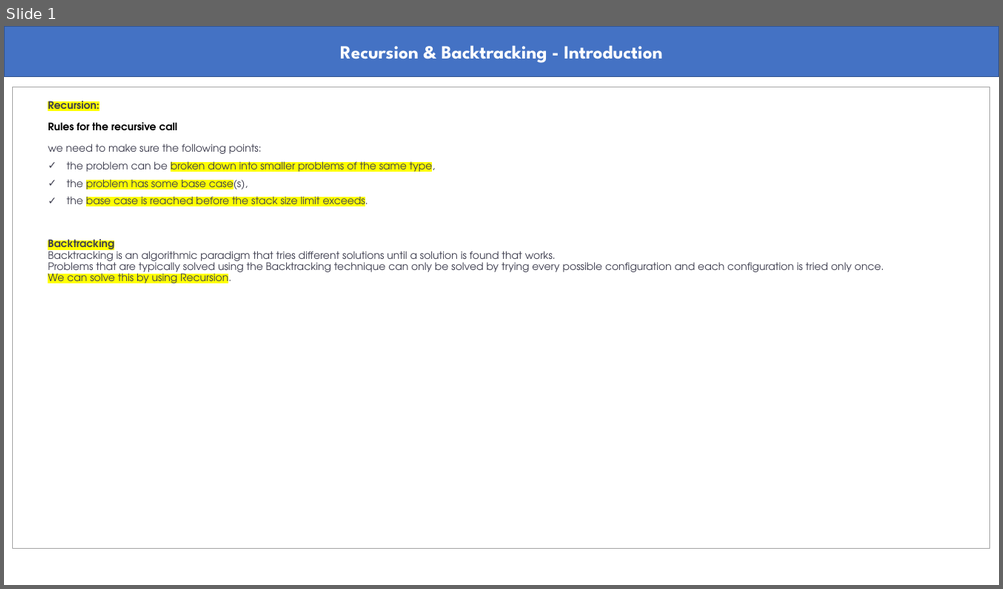
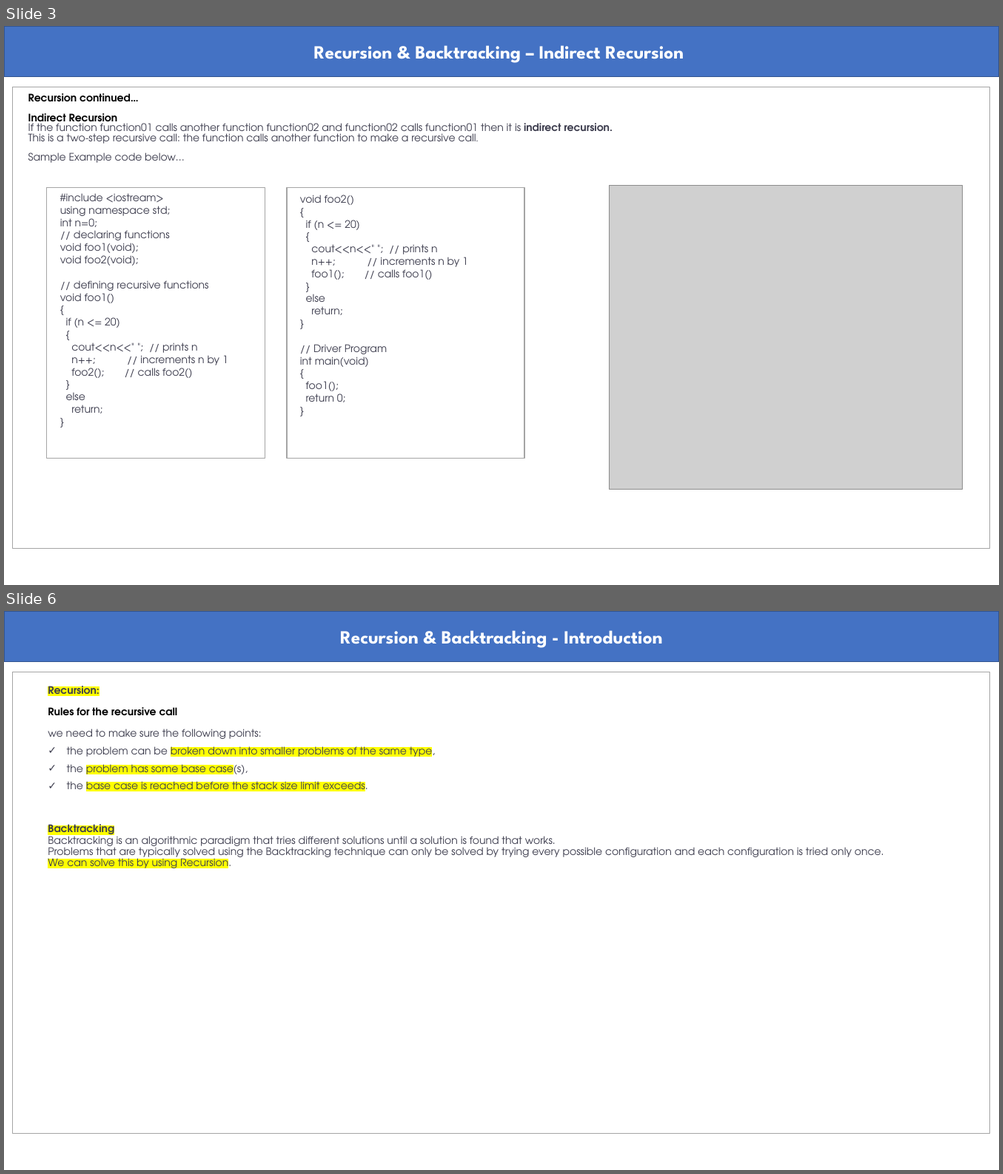
Before and after one commit to abmishra1234/4AM_Club_Coding, a slide deck: RecursionAndBacktracking/Recursion_Backtracking.pptx. Shown one above the other, each under a label of ours: slide 1 before the commit, slides 3 and 6 after it; the slides between them are not shown. The pictures are 1003x589 and 1003x1174 pixels, drawn with LibreOffice and Linux fonts; fonts in the diff are those of the drawing; grey boxes stand for pictures. Boxes give left, top, right and bottom in pixels: in the first picture for what was removed or moved away, otherwise in the second. Text is boxed around its words. In the diff, an @@ line names an element or a change of style, - is before the commit and + after.

```diff
--- a/RecursionAndBacktracking/Recursion_Backtracking.pptx
+++ b/RecursionAndBacktracking/Recursion_Backtracking.pptx
@@ slide 3 added at (x1=4, y1=26, x2=999, y2=585), background #FFFFFF @@
@@ rectangle added at (x1=4, y1=26, x2=999, y2=77), fill #4472C4, outline #325491 1 pt, 18 pt, text #FFFFFF, bold @@
+Recursion & Backtracking – Indirect Recursion
@@ rectangle added at (x1=12, y1=87, x2=990, y2=549), outline #A5A5A5 0.75 pt @@
@@ text added at (x1=28, y1=93, x2=612, y2=163), 10 pt, text #3D3D4E @@
+Recursion continued…
+Indirect Recursion
+If the function function01 calls another function function02 and function02 calls function01 then it is indirect recursion.
+This is a two-step recursive call: the function calls another function to make a recursive call.
+Sample Example code below…
@@ rectangle added at (x1=47, y1=188, x2=265, y2=460), outline #A5A5A5 0.75 pt @@
@@ text added at (x1=60, y1=193, x2=228, y2=414), 10 pt, text #3D3D4E @@
+#include <iostream>
+using namespace std;
+int n=0;
+// declaring functions
+void foo1(void);
+void foo2(void);
+// defining recursive functions
+void foo1()
+{
+if (n <= 20)
+{
+cout<<n<<" "; // prints n
+n++; // increments n by 1
+foo2(); // calls foo2()
+}
+else
+return;
+}
@@ rectangle added at (x1=287, y1=188, x2=524, y2=460), outline #A5A5A5 0.75 pt @@
@@ text added at (x1=300, y1=195, x2=468, y2=403), 10 pt, text #3D3D4E @@
+void foo2()
+{
+if (n <= 20)
+{
+cout<<n<<" "; // prints n
+n++; // increments n by 1
+foo1(); // calls foo1()
+}
+else
+return;
+}
+// Driver Program
+int main(void)
+{
+foo1();
+return 0;
+}
@@ picture added at (x1=610, y1=186, x2=962, y2=489) @@
@@ what was slide 1 is now slide 6 @@
```
Also in this commit, not shown: 1 slide changed, 4 other slides added.
